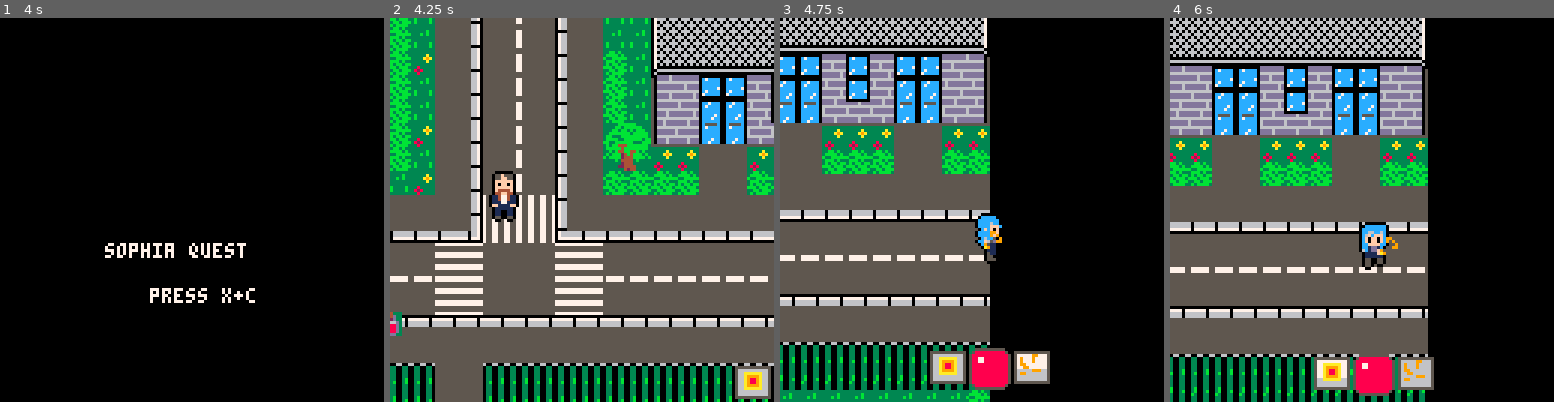
Above: before the commit, frames 1-4 (left to right).
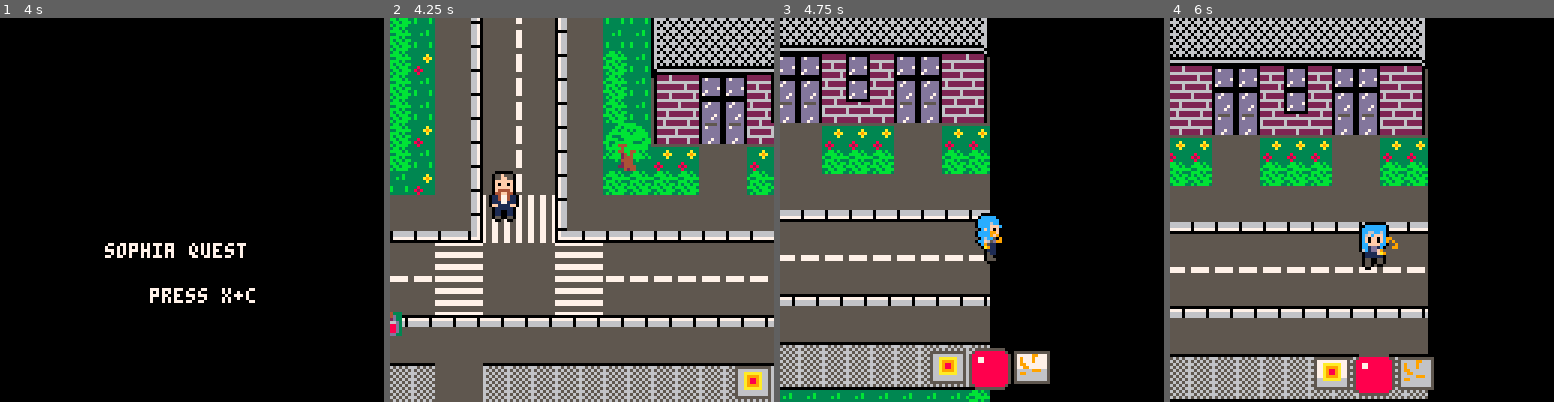
Above: after the commit, the same moments.

Repository: JasonHaenlin/pico-8-sophiaquest
Game: PICO-8 cartridge sophiaquest.p8
Same seed, same stepped clock (60 frames per second), same inputs: the game is played once before the commit and once after it.
Inputs:
- Up to frame 1 (4 s): tap X (X key) at 0.33, 1.07, 1.85, 2.97 s; tap O (Z key) at 0.7, 1.7, 2.1, 2.5, 2.9, 3.3, 3.7 s; hold Right 1.6-2.1 s; hold Up 2.15-2.42 s; hold Right 2.47-3.03 s; hold Left 3.08-3.58 s; hold Down 3.63-3.97 s
- Up to frame 2 (4.25 s): hold Right from 4.02 s (still down); tap X (X key) at 4.08 s; tap O (Z key) at 4.1 s
- Up to frame 3 (4.75 s): tap O (Z key) at 4.5 s; release Right at 4.68 s; hold Up from 4.73 s (still down)
- Up to frame 4 (6 s): tap O (Z key) at 4.9, 5.3, 5.7 s; release Up at 5.03 s; hold Left 5.08-5.68 s; tap X (X key) at 5.2 s; hold Down from 5.73 s (still down)

Frame 1 is identical in both runs. In frame 2, 11% of the frame differs, in the area x 0-100%, y 0-100%; in frame 3, 11%; in frame 4, 12%, in the area x 0-68%, y 0-100%.

Commit message:
Male recruiter. Changed design of buildings, changed other minor designs.

Diff:
--- a/sophiaquest.p8
+++ b/sophiaquest.p8
@@ -1312,29 +1312,31 @@
 0051515151515151515151515151515151515151515151515151515151515151515151515151515151515151000000004141414141414141414141414141414141414141414141414107080808080808080921000000000000000000000000000000000000000000000000000000000000000000000000000000000000000000
 0010101010101010101010101010101010101010101010105151101010101010101010101010101010101010000000005151515151515151515151515151515151515151515102020217181818181818181921000000000000000000000000000000000000000000000000000000000000000000000000000000000000000000
 0020202020202020202020202020202020202020202020205151202020202020202020202020202020202020000000006161616161616161616161616161616161616151515102213117181818181818181921000000000000000000000000000000000000000000000000000000000000000000000000000000000000000000
-0002070808080809161212161212164445161212162324310e0f212121212132212121212121212121212102000000007412121612121644451644451612121612121612120221232427282828282828282921000000000000000000000000000000000000000000000000000000000000000000000000000000000000000000
-0002171818181819161212161212165455161212163334020e0f21310221212121222121322121212121210200000000741212161212165455165455161212161212161212022133341d0d0d0d0d0d0d0d1f21000000000000000000000000000000000000000000000000000000000000000000000000000000000000000000
-0002272828282829161212161212166465161212162102210e0f21212121020202020202020202020202020200000000741212161212166465166465161212161212161212022131212d0d0d0d0d0d0d0d2f21000000000000000000000000000000000000000000000000000000000000000000000000000000000000000000
-00020a040b0b040c12121212121212121212121212121212121221212121020202020202020202020000000000000000741212121212121212121212121212121212121212022324212d2e2e2e2e2e2e2e2f21000000000000000000000000000000000000000000000000000000000000000000000000000000000000000000
-00021a1b1b1b1b1c12120708080808080808080808091212121207080808080808080808080902020000000000000000741212121212121212121212121212121212121212023334212d2e04042e04042e2f21000000000000000000000000000000000000000000000000000000000000000000000000000000000000000000
-00021a1b04041b1c12121718181818181818181818191212121217181818181818181818181902020000000000000000741212352525362525362525362525362525261212022121213d3e14143e14143e3f02000000000000000000000000000000000000000000000000000000000000000000000000000000000000000000
-00022a2b14142b2c121227282828282828282828282912121212272828282828282828282829020200000000000000007412121644451644451612121644451612121612121202313212121212121212121274000000000000000000000000000000000000000000000000000000000000000000000000000000000000000000
-000222121212121212120a0b0b0b0b0b0b0b0b0b0b0c121212120a0b0b0b0b0b0b0b0b0b0b0c020200000000000000007412121654551654551612121654551612121612121202213112121212121212121274000000000000000000000000000000000000000000000000000000000000000000000000000000000000000000
+0002121212121212161212161212164445161212162324310e0f212121212121212121212121212121212102000000007412121612121644451644451612121612121612120221232427282828282828282921000000000000000000000000000000000000000000000000000000000000000000000000000000000000000000
+0002121212121212161212161212165455161212163334020e0f21310221212121212121212121212121210200000000741212161212165455165455161212161212161212022133341d0d0d0d0d0d0d0d1f21000000000000000000000000000000000000000000000000000000000000000000000000000000000000000000
+0002070808080912161212161212166465161212162102210e0f21212121020202020202020202020202020200000000741212161212166465166465161212161212161212022131212d0d0d0d0d0d0d0d2f21000000000000000000000000000000000000000000000000000000000000000000000000000000000000000000
+000217181818191212121212121212121212121212121212121221212121020202020202020202020000000000000000741212121212121212121212121212121212121212022324212d2e2e2e2e2e2e2e2f21000000000000000000000000000000000000000000000000000000000000000000000000000000000000000000
+000227282828291212120708080808080808080808091212121207080808080808080808080902020000000000000000741212121212121212121212121212121212121212023334212d2e04042e04042e2f21000000000000000000000000000000000000000000000000000000000000000000000000000000000000000000
+00020a1b1b1b1c1212121718181818181818181818191212121217181818181818181818181902020000000000000000741212352525362525362525362525362525261212022121213d3e14143e14143e3f02000000000000000000000000000000000000000000000000000000000000000000000000000000000000000000
+00021a1b041b1c12121227282828282828282828282912121212272828282828282828282829020200000000000000007412121644451644451612121644451612121612121202313212121212121212121274000000000000000000000000000000000000000000000000000000000000000000000000000000000000000000
+00021a2b142b2c1212120a0b0b0b0b0b0b0b0b0b0b0c121212120a0b0b0b0b0b0b0b0b0b0b0c020200000000000000007412121654551654551612121654551612121612121202213112121212121212121274000000000000000000000000000000000000000000000000000000000000000000000000000000000000000000
 000231121212121212121a0d0d1b1b0d0d1b1b0d0d1c121212121a0d0d1b1b0d0d1b1b0d0d1c020200000000000000007412121664651664651612121664651612121612121212020212121240414212121274000000000000000000000000000000000000000000000000000000000000000000000000000000000000000000
-000222121212121212121a1b1b1b1b1b1b1b1b1b1b1c121212121a1b1b1b1b1b1b1b1b1b1b1c020200000000000000007412121212121212121212121212121212121212121212121212121250225212121274000000000000000000000000000000000000000000000000000000000000000000000000000000000000000000
+000231121212121212121a1b1b1b1b1b1b1b1b1b1b1c121212121a1b1b1b1b1b1b1b1b1b1b1c020200000000000000007412121212121212121212121212121212121212121212121212121250225212121274000000000000000000000000000000000000000000000000000000000000000000000000000000000000000000
 000231121212121212121a1b1b04041b1b04041b1b1c121212121a1b1b04041b1b04041b1b1c020200000000000000007412121212121212121212121212121212121212121212121212121260616212121274000000000000000000000000000000000000000000000000000000000000000000000000000000000000000000
-000222121212121212122a2b2b14142b2b14142b2b2c121212122a2b2b14142b2b14142b2b2c020200000000000000000708080808080809020207080808080808080808080808080907080808080808080974000000000000000000000000000000000000000000000000000000000000000000000000000000000000000000
+000231121212121212122a2b2b14142b2b14142b2b2c121212122a2b2b14142b2b14142b2b2c020200000000000000000708080808080809020207080808080808080808080808080907080808080808080974000000000000000000000000000000000000000000000000000000000000000000000000000000000000000000
 0002311212121212121212121212121212121212121212121212121212121212121212121212020200000000000000001718181818181819020217181818181818181818181818181917181818181818181974000000000000000000000000000000000000000000000000000000000000000000000000000000000000000000
-000222121212121212121212121212121212121212121212121212121212121212121212121202020000000000000000eeeeeeeeeeeeeeeeeeeeeeeeeeeeeeeececccccccecccceecc00000000000000000000000000000000000000000000000000000000000000000000000000000000000000000000000000000000000000
-…(12 lines of a section not shown)…
+000231121212121212121212121212121212121212121212121212121212121212121212121202020000000000000000eeeeeeeeeeeeeeeeeeeeeeeeeeeeeeeececccccccecccceecc00000000000000000000000000000000000000000000000000000000000000000000000000000000000000000000000000000000000000
+…(14 lines of a section not shown)…
Not shown, changed: 70 lines of the sprite sheet (__gfx__) section of sophiaquest.p8
Not shown, changed: the music (__music__) section of sophiaquest.p8
Not shown, changed: the sound effects (__sfx__) section of sophiaquest.p8
